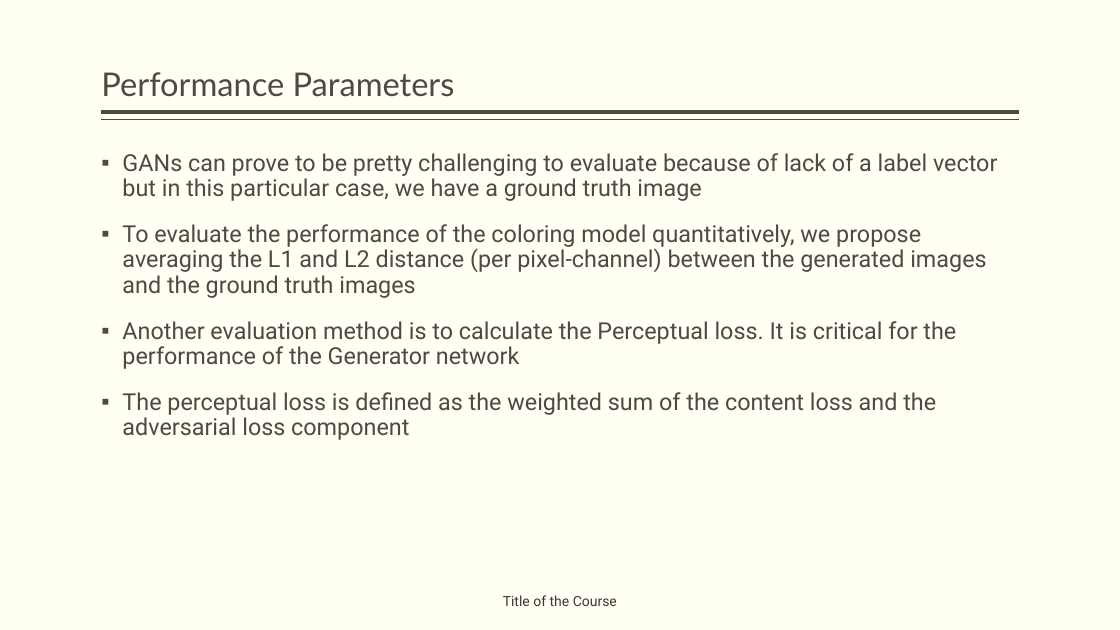
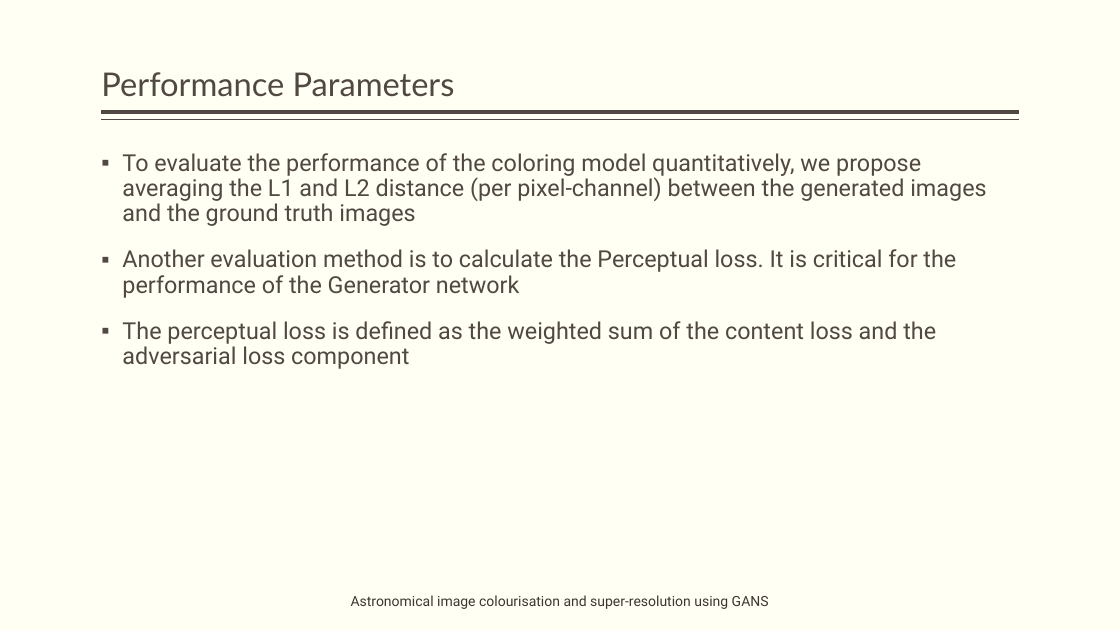
Before and after one commit to obi-wan-shinobi/Literature-Review, a slide deck: slide 26 of Presentation/Stage_1/stage_1_presentation.pptx (slide 28 before the commit). Drawn at 1120x630 pixels with LibreOffice and Linux fonts; fonts in the diff are those of the drawing. Boxes give left, top, right and bottom in pixels: in the first picture for what was removed or moved away, otherwise in the second. Text is boxed around its words. In the diff, an @@ line names an element or a change of style, - is before the commit and + after.

```diff
--- a/Presentation/Stage_1/stage_1_presentation.pptx
+++ b/Presentation/Stage_1/stage_1_presentation.pptx
@@ text at box(122, 153, 997, 201): paragraph removed @@
-▪ GANs can prove to be pretty challenging to evaluate because of lack of a label vector but in this particular case, we have a ground truth image
@@ text at box(351, 595, 769, 609): text changed @@
-Title of the Course
+Astronomical image colourisation and super-resolution using GANS
```
Also in this commit, not shown: 11 other slides changed, 1 slide removed, 1 other file.
